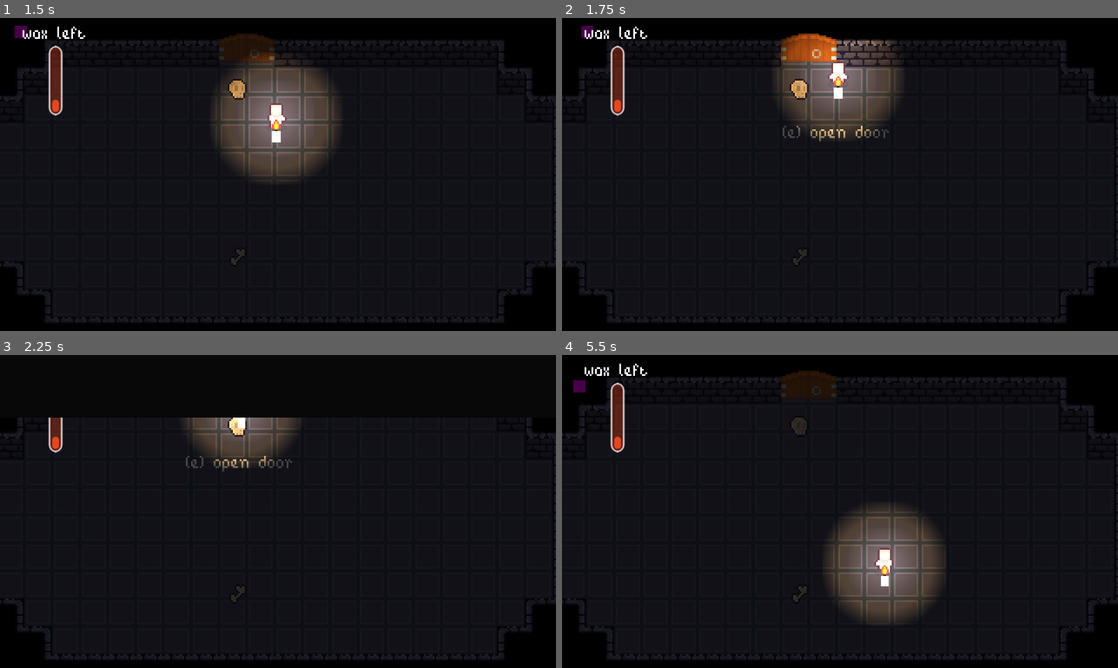
Above: before the commit, frames 1-4 (two rows, left to right).
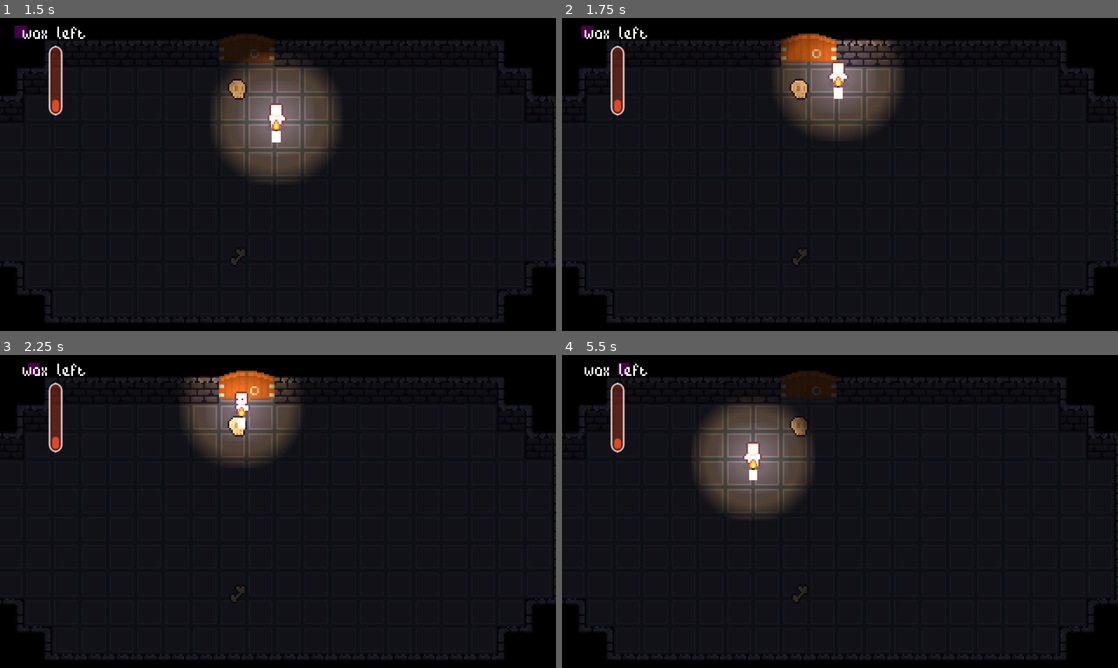
Above: after the commit, the same moments.

Repository: pinkytoefoo/candle
Game: Godot game, scene res://dungeons/dungeon_tutorial.tscn
Two runs of this game, one before a commit and one after it. Both use one fixed random seed, a clock stepped at 60 frames per second and the inputs below.
Inputs (mouse positions are in pixels of both pictures, inside the frame that each line leads up to):
- Up to frame 1 (1.5 s): tap Enter at 0.5 s; move the mouse to (250, 237) at 0.52 s; hold E (interact) 0.53-1.28 s; hold W (up) from 0.53 s (still down); move the mouse to (444, 221) at 1.27 s; tap E (interact) at 1.35 s
- Up to frame 2 (1.75 s): keep holding W (up)
- Up to frame 3 (2.25 s): move the mouse to (111, 464) at 2.02 s; release W (up) at 2.03 s; hold A (left) from 2.03 s (still down); hold E (interact) from 2.03 s (still down); tap Mouse wheel down (scroll_down) at 2.1 s
- Up to frame 4 (5.5 s): move the mouse to (867, 511) at 2.77 s; release E (interact) at 2.78 s; tap Mouse wheel up (scroll_up) at 2.85 s; tap E (interact) at 3.05, 4.35 s; move the mouse to (756, 433) at 3.52 s; release A (left) at 3.53 s; hold S (down) 3.53-4.28 s; hold E (interact) 3.53-4.28 s; move the mouse to (962, 495) at 4.27 s; hold D (right) 4.28-5.03 s; move the mouse to (728, 527) at 5.02 s; hold W (up) from 5.03 s (still down); hold E (interact) from 5.03 s (still down); tap Mouse wheel down (scroll_down) at 5.1 s

Frame 1 is identical in both runs. In frame 2, 0.2% of the frame differs, in the area x 39-59%, y 34-40%; in frame 3, 3.7%; in frame 4, 12%, in the area x 2-69%, y 2-86%.

Commit message:
feat: cobwebs

Diff:
--- /dev/null
+++ b/cobweb.gd
@@ -0,0 +1,22 @@
+extends StaticBody2D
+class_name Cobweb
+
+@export var interactable: Interactable
+
+func _ready() -> void:
+	interactable.interact = set_on_fire
+
+func set_on_fire() -> void:
+	var tween: Tween = create_tween()
+	tween.tween_property(self, "modulate", Color(1.0, 1.0, 1.0, 0.0), 0.2)
+	tween.tween_callback(func() -> void:
+		queue_free()
+
+		# HACK: using interactable area to check for other cobwebs
+		# TODO: find a better way of setting other neighboring cobwebs on fire
+		for area in interactable.get_overlapping_areas():
+			var parent = area.get_parent()
+			if parent is Cobweb:
+				if parent.has_method("set_on_fire"):
+					parent.set_on_fire()
+	)
--- a/dungeons/dungeon_tutorial.tscn
+++ b/dungeons/dungeon_tutorial.tscn
@@ -581,7 +581,7 @@
 tile_map_data = PackedByteArray("AAAIAAIAAQAFAB0AAAAIAAgAAQAHAB0AAAA=")
 tile_set = SubResource("TileSet_as7xp")
 
-[node name="StaticBody2D" parent="." unique_id=801283105 instance=ExtResource("4_tsbsy")]
+[node name="Door" parent="." unique_id=801283105 instance=ExtResource("4_tsbsy")]
 position = Vector2(142, 17)
 is_last_door = true
 
--- /dev/null
+++ b/dungeons/gym.tscn
@@ -0,0 +1,14 @@
+[gd_scene format=3 uid="uid://dhb5lxbg6tapj"]
+
+[ext_resource type="PackedScene" uid="uid://dtwj0bpn6kdbw" path="res://entities/player/player.tscn" id="1_8gp3g"]
+[ext_resource type="PackedScene" uid="uid://pd0ejgh253pj" path="res://dungeons/interactables/cobweb.tscn" id="2_cwwqr"]
+
+[node name="Gym" type="Node2D" unique_id=562963314]
+
+[node name="Player" parent="." unique_id=2055169610 instance=ExtResource("1_8gp3g")]
+
+[node name="Cobweb" parent="." unique_id=950412346 instance=ExtResource("2_cwwqr")]
+position = Vector2(136, 48)
+
+[node name="Cobweb2" parent="." unique_id=1331255412 instance=ExtResource("2_cwwqr")]
+position = Vector2(136, 64)
--- a/dungeons/interactables/cobweb.tscn
+++ b/dungeons/interactables/cobweb.tscn
@@ -1,10 +1,30 @@
-[gd_scene format=3 uid="uid://bd6xa6nrkalej"]
+[gd_scene format=3 uid="uid://pd0ejgh253pj"]
 
-[ext_resource type="Script" uid="uid://cetvrbta7qpdm" path="res://node_2d.gd" id="1_dnenx"]
+[ext_resource type="Script" uid="uid://dmegw6drkhllx" path="res://cobweb.gd" id="1_g5lvt"]
+[ext_resource type="Script" uid="uid://tsluhknq7omg" path="res://dungeons/interactables/shared/interactable.gd" id="2_nlp7q"]
+[ext_resource type="Texture2D" uid="uid://bs2ingsvtmngx" path="res://cobweb.png" id="3_jy8ud"]
 
-[node name="Node2D" type="Node2D" unique_id=2021541651]
-script = ExtResource("1_dnenx")
+[sub_resource type="RectangleShape2D" id="RectangleShape2D_1yuod"]
 
-[node name="ColorRect" type="ColorRect" parent="." unique_id=1357193376]
-offset_right = 40.0
-offset_bottom = 40.0
+[sub_resource type="RectangleShape2D" id="RectangleShape2D_as7xp"]
+size = Vector2(16, 16)
+
+[node name="Cobweb" type="StaticBody2D" unique_id=950412346 node_paths=PackedStringArray("interactable")]
+script = ExtResource("1_g5lvt")
+interactable = NodePath("Interactable")
+
+[node name="Interactable" type="Area2D" parent="." unique_id=1080608381]
+collision_layer = 4
+collision_mask = 6
+script = ExtResource("2_nlp7q")
+interact_name = "set on fire"
+metadata/_custom_type_script = "uid://tsluhknq7omg"
+
+[node name="CollisionShape2D" type="CollisionShape2D" parent="Interactable" unique_id=133724832]
+shape = SubResource("RectangleShape2D_1yuod")
+
+[node name="Sprite2D" type="Sprite2D" parent="." unique_id=1669713672]
+texture = ExtResource("3_jy8ud")
+
+[node name="CollisionShape2D" type="CollisionShape2D" parent="." unique_id=112288682]
+shape = SubResource("RectangleShape2D_as7xp")
--- a/dungeons/interactables/door.tscn
+++ b/dungeons/interactables/door.tscn
@@ -10,7 +10,7 @@
 [sub_resource type="RectangleShape2D" id="RectangleShape2D_as7xp"]
 size = Vector2(32, 16)
 
-[node name="StaticBody2D" type="StaticBody2D" unique_id=801283105 node_paths=PackedStringArray("interactable", "sprite")]
+[node name="Door" type="StaticBody2D" unique_id=801283105 node_paths=PackedStringArray("interactable", "sprite")]
 script = ExtResource("1_yhjyf")
 interactable = NodePath("Interactable")
 sprite = NodePath("Sprite2D")
--- a/dungeons/interactables/shared/interact_component.tscn
+++ b/dungeons/interactables/shared/interact_component.tscn
@@ -10,6 +10,8 @@
 interact_label = NodePath("Label")
 
 [node name="Area2D" type="Area2D" parent="." unique_id=1679590521]
+collision_layer = 2
+collision_mask = 4
 
 [node name="CollisionShape2D" type="CollisionShape2D" parent="Area2D" unique_id=1800625304]
 shape = SubResource("CircleShape2D_1yuod")
--- a/globals/scene_manager.gd
+++ b/globals/scene_manager.gd
@@ -32,7 +32,6 @@
 
 	current_loading_screen = loading_screen.instantiate()
 	add_child(current_loading_screen)
-	print(current_loading_screen)
 	#progress_changed.connect(current_loading_screen._on_progress_changed, CONNECT_ONE_SHOT)
 	load_finished.connect(current_loading_screen._on_load_finished, CONNECT_ONE_SHOT)
 
--- a/node_2d.gd
+++ /dev/null
@@ -1,2 +0,0 @@
-extends Node2D
-class_name Cobweb
--- a/project.godot
+++ b/project.godot
@@ -77,6 +77,13 @@
 ]
 }
 
+[layer_names]
+
+2d_physics/layer_1="world"
+2d_physics/layer_2="player"
+2d_physics/layer_3="interactables"
+2d_physics/layer_4="enemies"
+
 [physics]
 
 3d/physics_engine="Jolt Physics"
Not shown, added: cobweb.gd.uid
Binary file added: cobweb.png
Not shown, added: cobweb.png.import
Not shown, removed: node_2d.gd.uid
Not shown, removed: assets/dungeon/PSD/Anim/candleA.psd
Not shown, removed: assets/dungeon/PSD/Anim/candleB.psd
Not shown, removed: assets/dungeon/PSD/Anim/spike.psd
Not shown, removed: assets/dungeon/PSD/Anim/torch.psd
Not shown, removed: assets/dungeon/PSD/decorative.psd
Not shown, removed: assets/dungeon/PSD/mainlevbuild.psd
